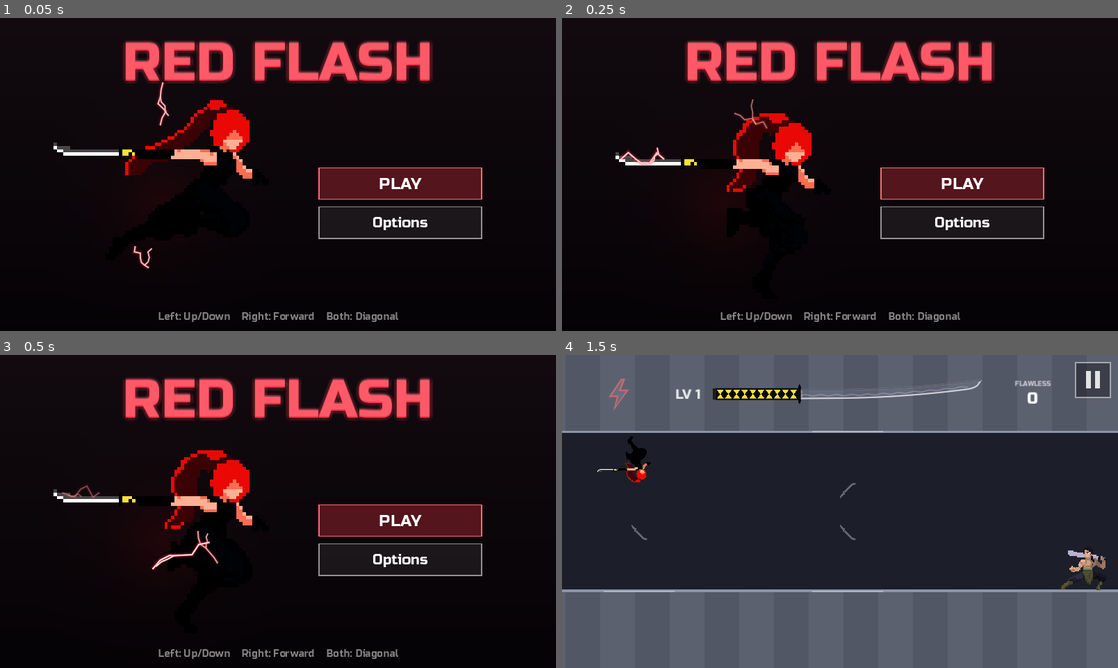
Above: before the commit, frames 1-4 (two rows, left to right).
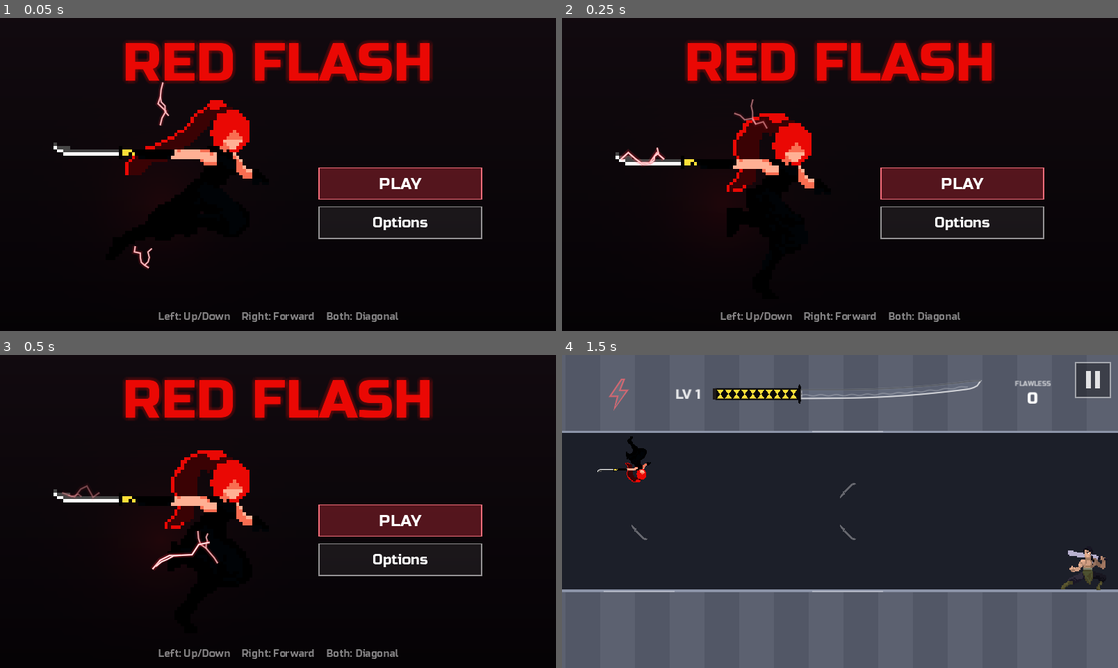
Above: after the commit, the same moments.

Repository: fredsbreads/game-off
Game: Godot game, scene res://scenes/main.tscn
Two runs of this game, one before a commit and one after it. Both use one fixed random seed, a clock stepped at 60 frames per second and the inputs below. Sound files missing from this copy of the repository are replaced by a short silence.
Inputs (mouse positions are in pixels of both pictures, inside the frame that each line leads up to):
- Up to frame 1 (0.05 s): no input
- Up to frame 2 (0.25 s): no input
- Up to frame 3 (0.5 s): no input
- Up to frame 4 (1.5 s): tap Enter at 0.5 s; move the mouse to (962, 495) at 0.52 s; hold Right 0.53-1.28 s; hold J (tp_vertical) 0.53-1.28 s; click (962, 495) at 0.67 s; tap Space at 0.77 s; move the mouse to (728, 527) at 1.27 s; hold Down from 1.28 s (still down); tap Shift at 1.35 s

The runs differ from the first frame. In frame 1, 4.1% of the frame differs, in the area x 22-78%, y 7-21%; in frame 2, 4.1%; in frame 3, 4.1%; in frame 4, nothing differs.

Commit message:
Title screen: RED FLASH in her hair's red (as it shows on screen), no highlight; buttons unchanged

Diff:
--- a/scripts/main_menu.gd
+++ b/scripts/main_menu.gd
@@ -16,6 +16,9 @@
 var title_font: Font = preload("res://assets/fonts/RussoOne-Regular.ttf")
 const TITLE_SIZE := 100
 const TITLE_RED := Color(1.0, 0.22, 0.29)
+## "RED FLASH" itself: her hair's red as it shows on screen (the buttons and
+## the other screens keep TITLE_RED).
+const TITLE_TEXT_RED := Color8(234, 8, 4)
 const BG_TOP := Color(0.07, 0.04, 0.06)
 const BG_BOTTOM := Color(0.02, 0.01, 0.02)
 const BUTTON_SIZE := Vector2(300, 58)
@@ -328,10 +331,9 @@
 	var base := Vector2(r.position.x, _title_baseline())
 	for i in 12:   # a soft glow
 		var o := Vector2.RIGHT.rotated(i * TAU / 12.0) * 6.0
-		draw_string(title_font, base + o, TITLE, HORIZONTAL_ALIGNMENT_LEFT, -1, TITLE_SIZE, Color(TITLE_RED, 0.06))
-	var fill := TITLE_RED   # steady: it doesn't flicker or flash
-	draw_string(title_font, base, TITLE, HORIZONTAL_ALIGNMENT_LEFT, -1, TITLE_SIZE, fill)
-	draw_string(title_font, base + Vector2(0, -2), TITLE, HORIZONTAL_ALIGNMENT_LEFT, -1, TITLE_SIZE, Color(1, 0.65, 0.68, 0.3))
+		draw_string(title_font, base + o, TITLE, HORIZONTAL_ALIGNMENT_LEFT, -1, TITLE_SIZE, Color(TITLE_TEXT_RED, 0.06))
+	# Steady (it doesn't flicker or flash), in her hair's red with no highlight.
+	draw_string(title_font, base, TITLE, HORIZONTAL_ALIGNMENT_LEFT, -1, TITLE_SIZE, TITLE_TEXT_RED)
 
 
 func _draw_button(i: int) -> void:
